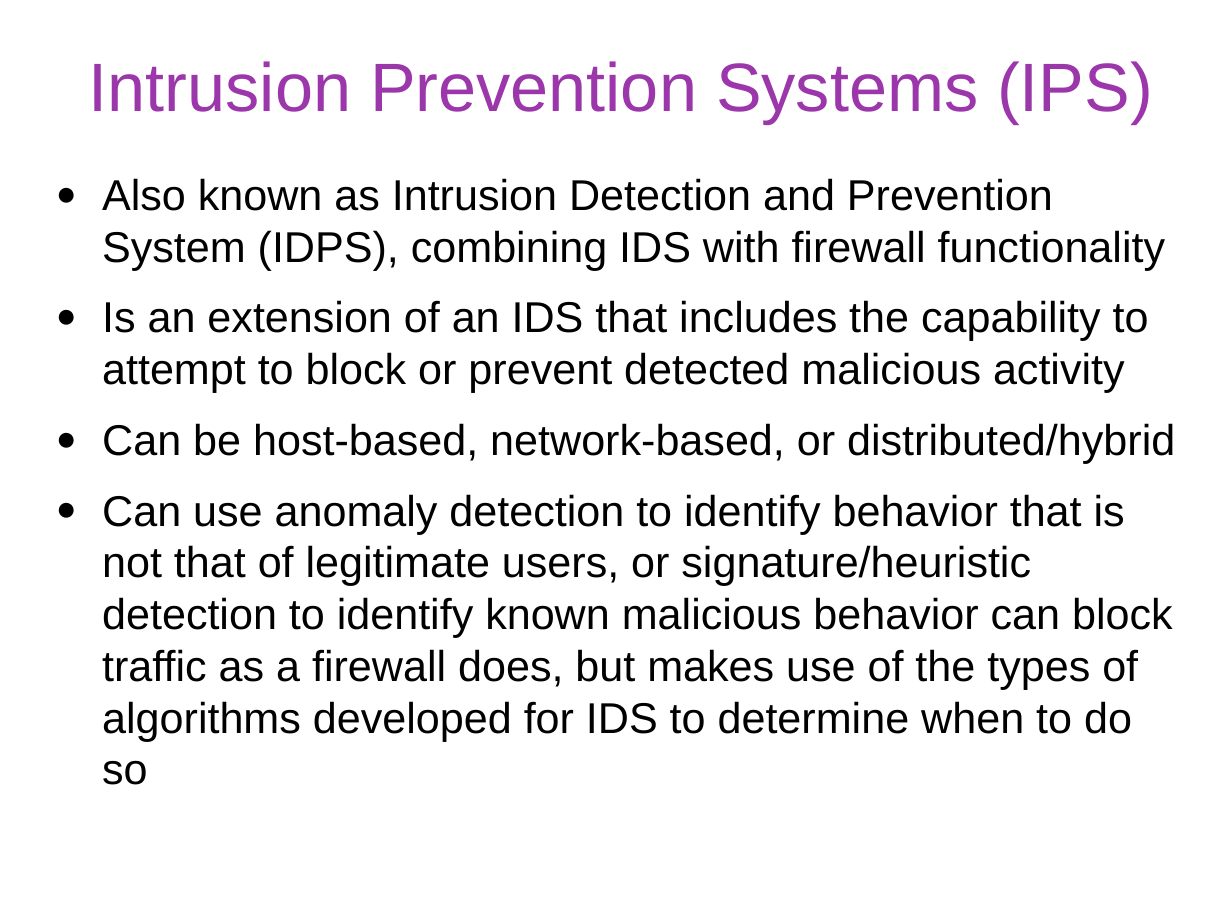
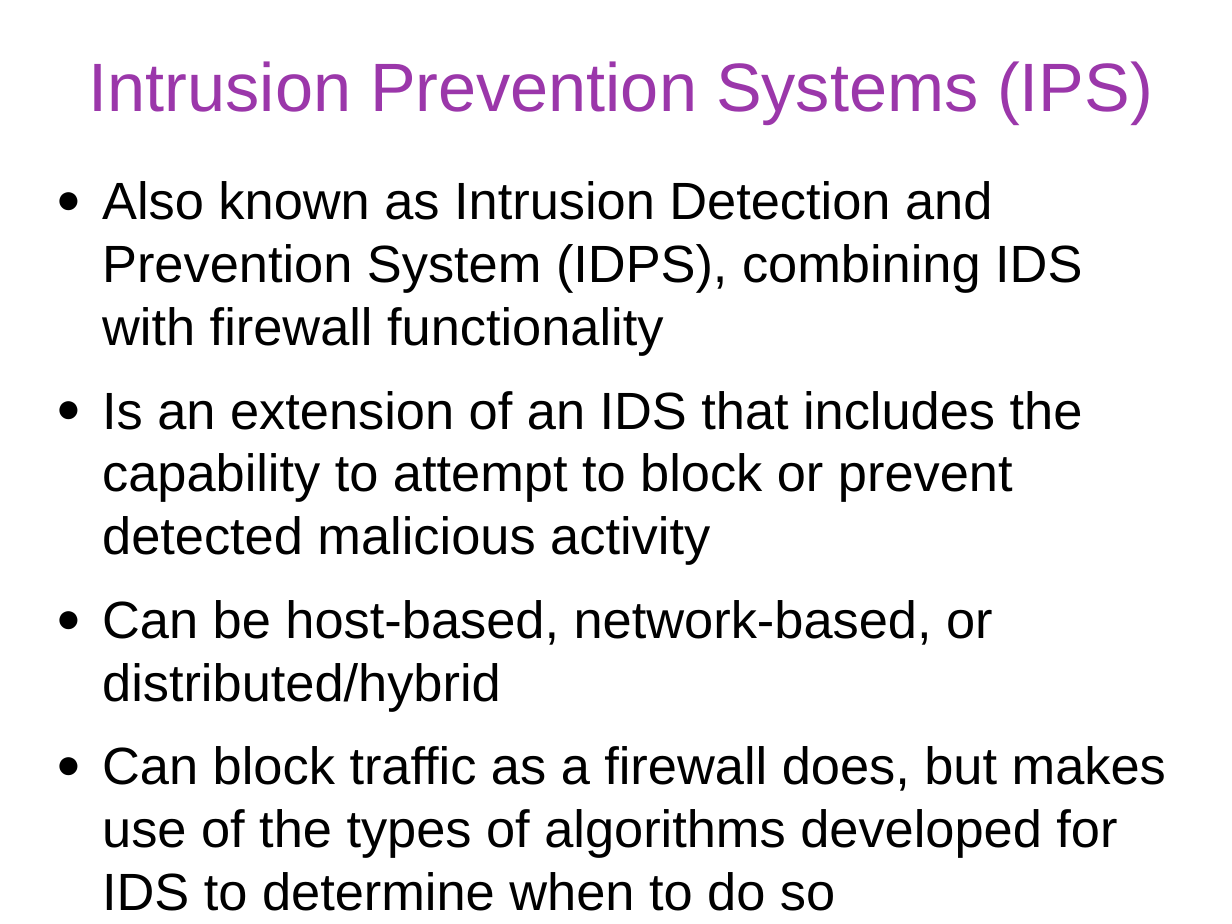
Before and after one commit to gulaoshi/gu.github.io, a slide deck: slide 30 of InfoSec/PPTs/L10-CH09-Firewalls and Intrusion Prevention.pptx. Drawn at 1232x924 pixels with LibreOffice and Linux fonts; fonts in the diff are those of the drawing. Boxes give left, top, right and bottom in pixels: in the first picture for what was removed or moved away, otherwise in the second. Text is boxed around its words. In the diff, an @@ line names an element or a change of style, - is before the commit and + after.

```diff
--- a/InfoSec/PPTs/L10-CH09-Firewalls and Intrusion Prevention.pptx
+++ b/InfoSec/PPTs/L10-CH09-Firewalls and Intrusion Prevention.pptx
@@ text at [102,181,1083,711]: size 25.2 to 30.6 pt in "Also known as Intrusion Detection and Prevention ...", "Is an extension of an IDS that ...", "Can be host-based, network-based, or distributed/hybrid"; more space between paragraphs @@
@@ text at [102,746,1166,911]: text changed; size 25.2 to 30.6 pt @@
-● Can use anomaly detection to identify behavior that is not that of legitimate users, or signature/heuristic detection to identify known malicious behavior can block traffic as a firewall does, but makes use of the types of algorithms developed for IDS to determine when to do so
+● Can block traffic as a firewall does, but makes use of the types of algorithms developed for IDS to determine when to do so
```
Also in this commit, not shown: 15 other slides changed, 4 other files.
